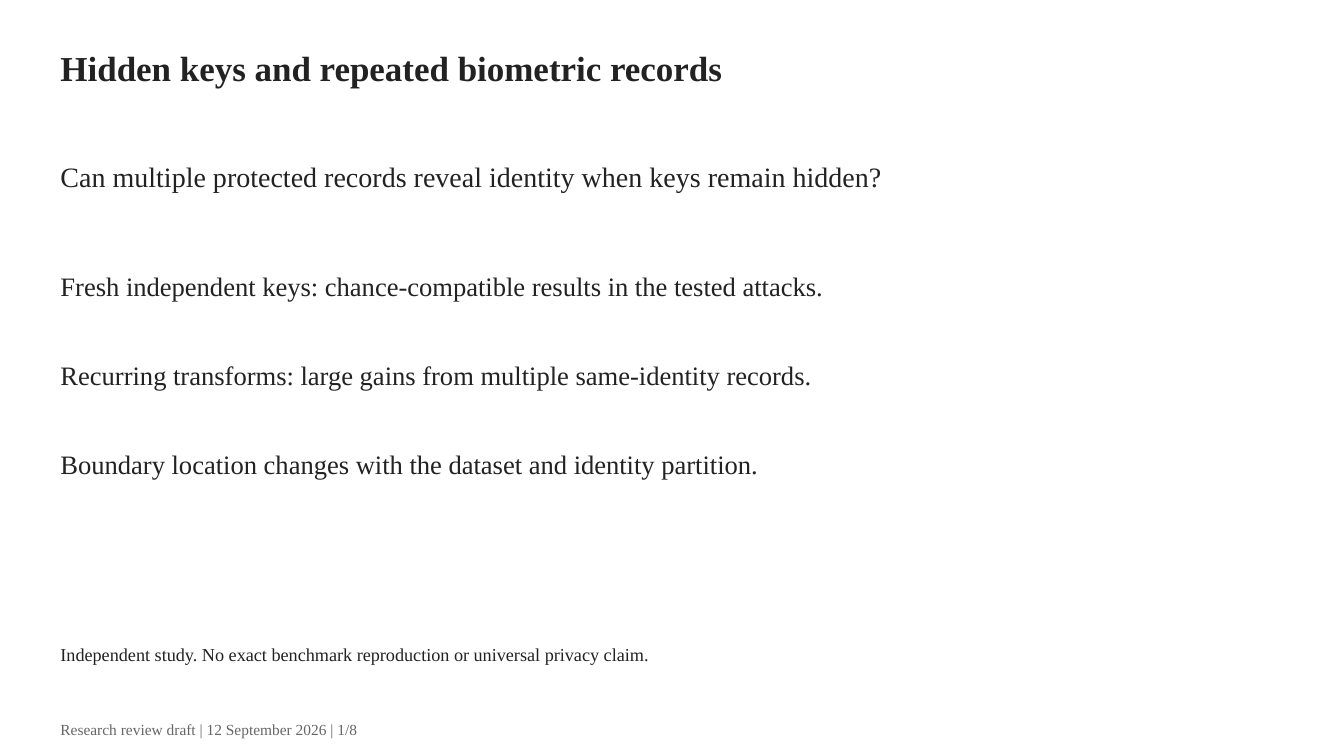
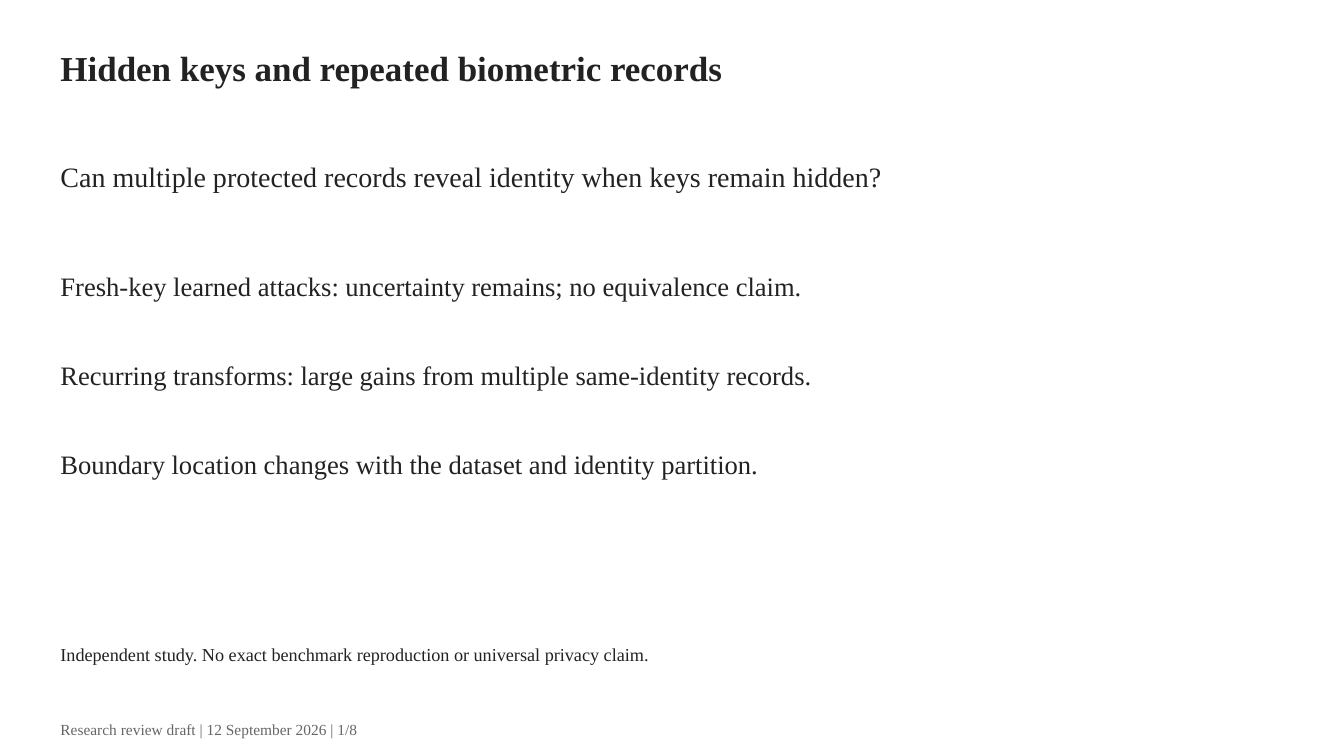
Before and after one commit to gigioneggiando/biometric-template-leakage, a slide deck: slide 1 of reports/slides/research_review.pptx. Drawn at 1344x756 pixels with LibreOffice and Linux fonts; fonts in the diff are those of the drawing. Boxes give left, top, right and bottom in pixels: in the first picture for what was removed or moved away, otherwise in the second. Text is boxed around its words. In the diff, an @@ line names an element or a change of style, - is before the commit and + after.

```diff
--- a/reports/slides/research_review.pptx
+++ b/reports/slides/research_review.pptx
@@ text at box(60, 277, 802, 302): text changed @@
-Fresh independent keys: chance-compatible results in the tested attacks.
+Fresh-key learned attacks: uncertainty remains; no equivalence claim.
```
Also in this commit, not shown: 3 other slides changed, 1 slide added, 1 slide removed, 45 other files.
